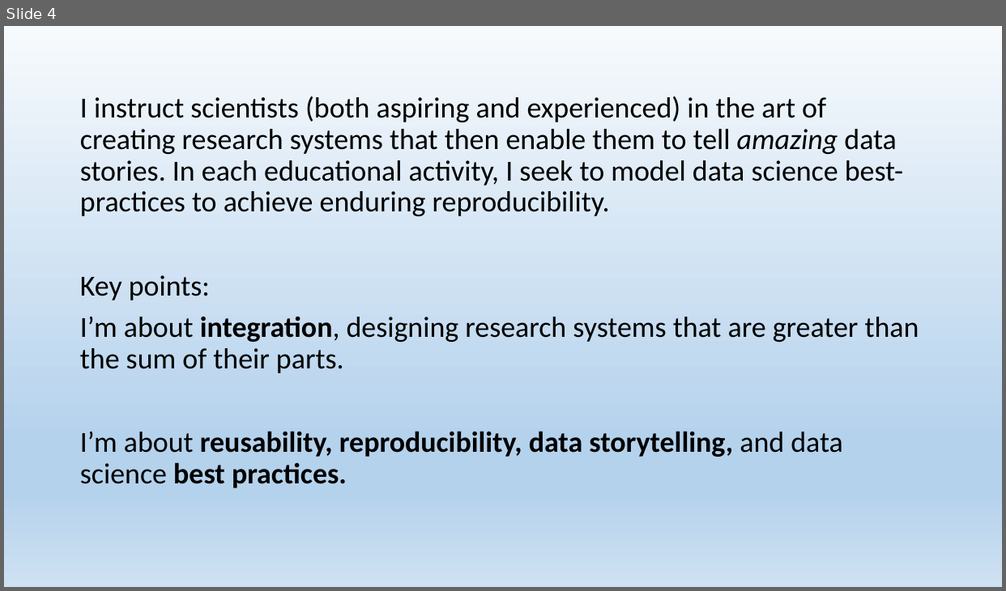
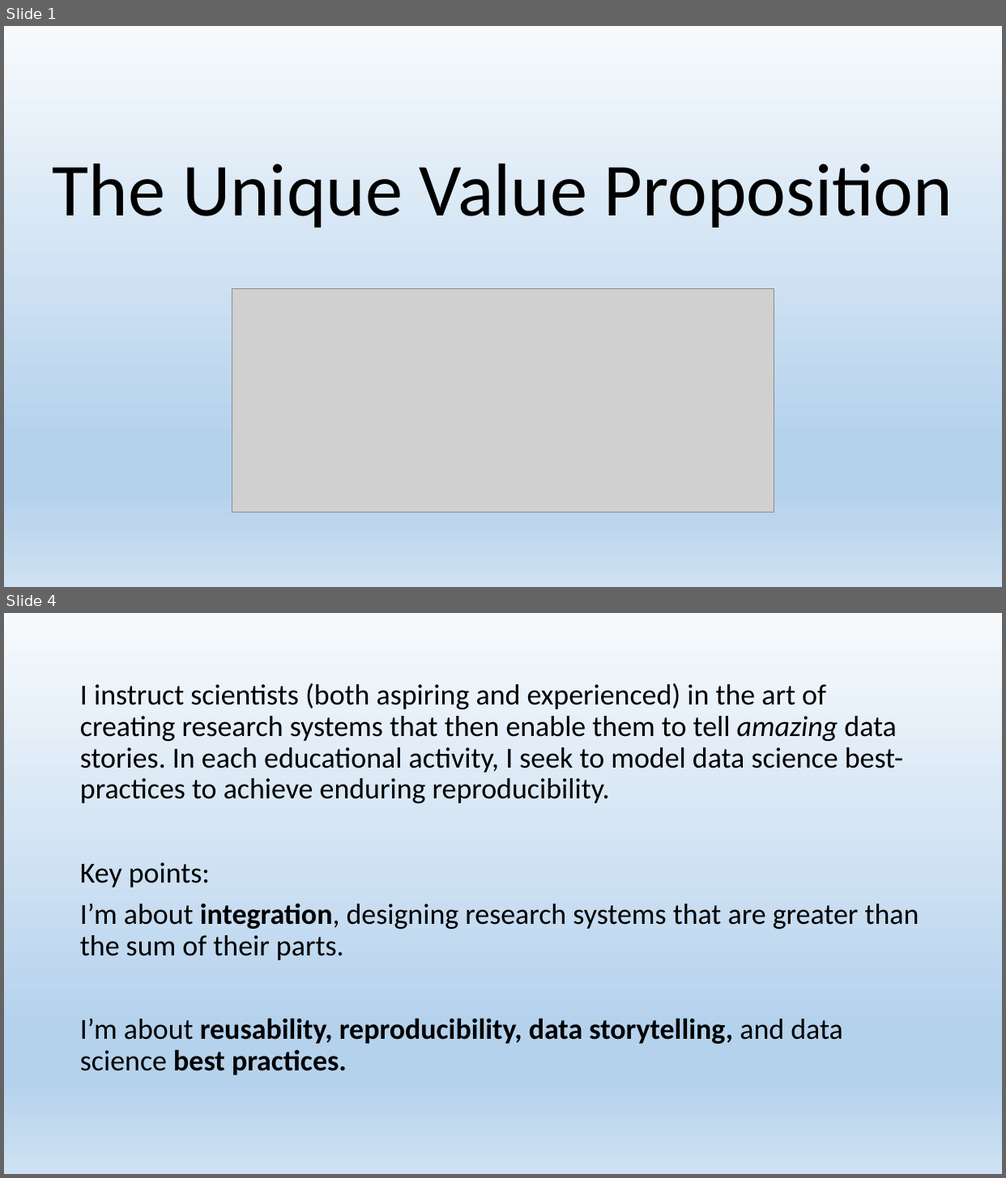
Before and after one commit to mydatastory-dev/projects, a slide deck: _library/library_as_brand.pptx. Shown one above the other, each under a label of ours: slide 4 before the commit, slides 1 and 4 after it; the slides between them are not shown. The pictures are 1006x591 and 1006x1178 pixels, drawn with LibreOffice and Linux fonts; fonts in the diff are those of the drawing; grey boxes stand for pictures. Boxes give left, top, right and bottom in pixels: in the first picture for what was removed or moved away, otherwise in the second. Text is boxed around its words. In the diff, an @@ line names an element or a change of style, - is before the commit and + after.

```diff
--- a/_library/library_as_brand.pptx
+++ b/_library/library_as_brand.pptx
@@ slide 1 added at (x1=4, y1=26, x2=1002, y2=587), background gradient #F7FAFD to #B5D2EC to #CEE1F2 @@
@@ title added at (x1=53, y1=164, x2=953, y2=228), 72 pt, text #000000 @@
+The Unique Value Proposition
@@ picture added at (x1=232, y1=288, x2=774, y2=512) @@
```
Also in this commit, not shown: 4 slides changed, 3 other slides added, 4 slides removed.
